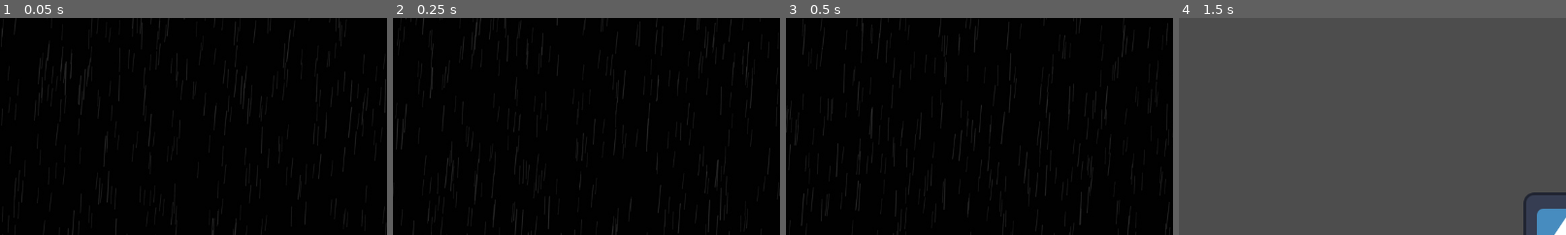
Above: before the commit, frames 1-4 (left to right).
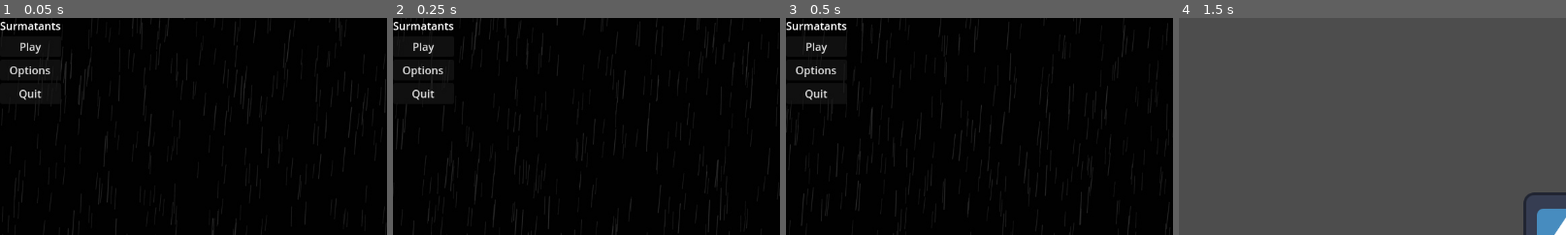
Above: after the commit, the same moments.

Repository: Rebne/surmatants_godot
Game: Godot game, scene res://Scenes/main_menu.tscn
The game is run twice, just before and just after one commit, with the same random seed, the same clock (stepped at 60 frames per second) and the same inputs. The engine's default icon, where the game draws it, is replaced by a stand-in: a white triangle on a blue panel in a dark square.
Inputs:
- Up to frame 1 (0.05 s): no input
- Up to frame 2 (0.25 s): no input
- Up to frame 3 (0.5 s): no input
- Up to frame 4 (1.5 s): click "Play" at 0.5 s; tap Enter at 1.25 s
The pictures show only the part of the screen within x 0-50%, y 0-50%; the shares and areas given below are measured in that part.

The runs differ from the first frame. In frame 1, 0.9% of the frame differs, in the area x 0-16%, y 1-38%; in frame 2, 0.9%; in frame 3, 0.9%; in frame 4, nothing differs.

Commit message:
Deleted menu frames that were not being used

Diff:
--- a/Scenes/main_menu.tscn
+++ b/Scenes/main_menu.tscn
@@ -33,7 +33,6 @@
 script = ExtResource("1_c4d0v")
 
 [node name="Background" type="TextureRect" parent="."]
-z_index = 1
 layout_mode = 0
 offset_right = 258.0
 offset_bottom = 184.0
Binary file removed: Assets/menu_frames/00019.jpg
Not shown, removed: Assets/menu_frames/00019.jpg.import
Binary file removed: Assets/menu_frames/00022.jpg
Not shown, removed: Assets/menu_frames/00022.jpg.import
Binary file removed: Assets/menu_frames/00025.jpg
Not shown, removed: Assets/menu_frames/00025.jpg.import
Binary file removed: Assets/menu_frames/00028.jpg
Not shown, removed: Assets/menu_frames/00028.jpg.import
Binary file removed: Assets/menu_frames/00031.jpg
Not shown, removed: Assets/menu_frames/00031.jpg.import
Binary file removed: Assets/menu_frames/00034.jpg
Not shown, removed: Assets/menu_frames/00034.jpg.import
(and 14 more such lines)
